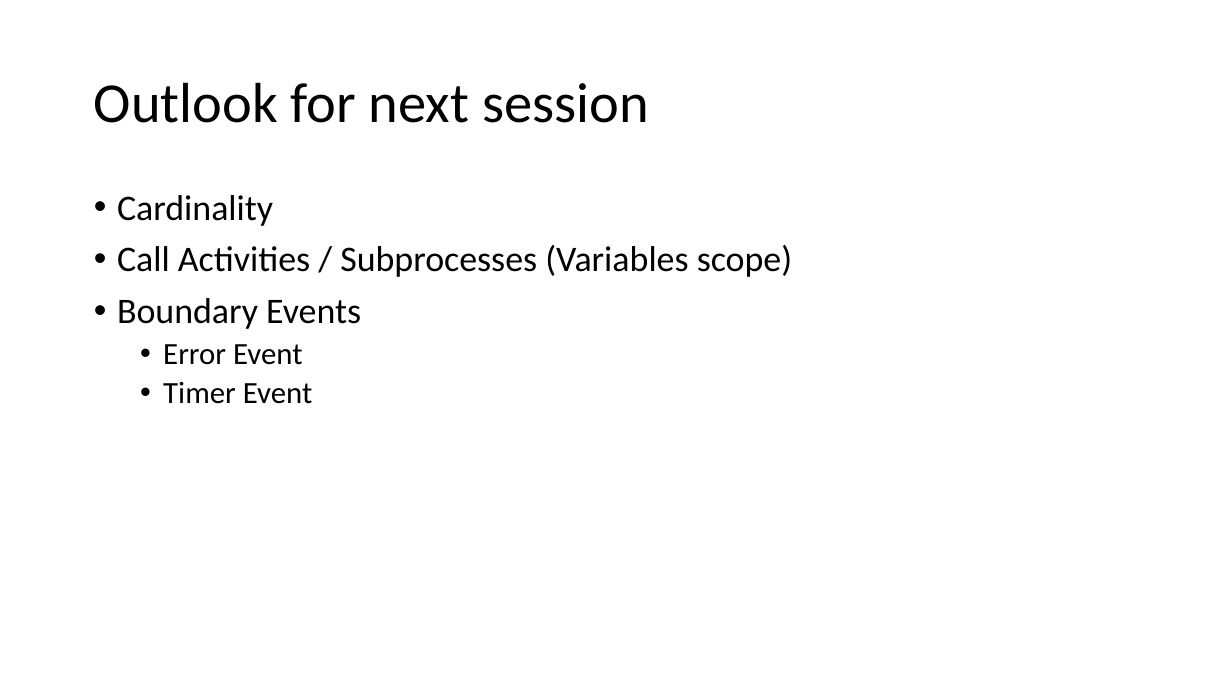
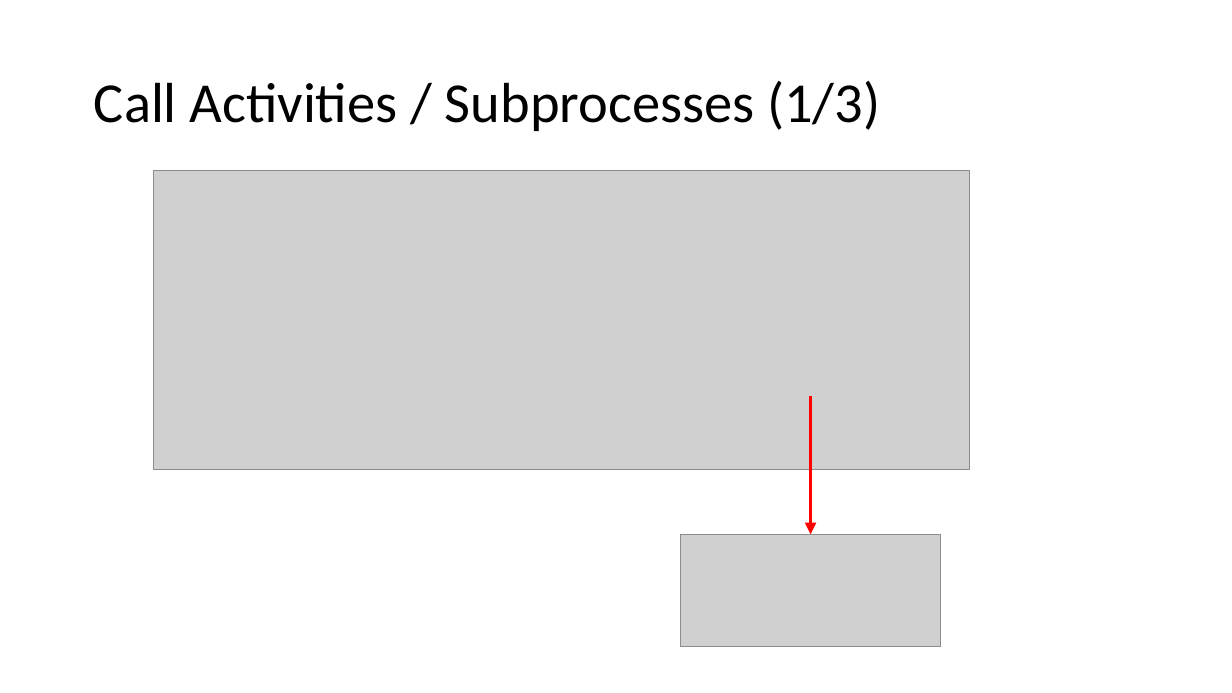
Before and after one commit to nkilchenmann/niks-flowable-demo, a slide deck: slide 13 of flowable-demo/src/main/resources/devsupport/Flowable_Demo.pptx (slide 12 before the commit). Drawn at 1232x693 pixels with LibreOffice and Linux fonts; fonts in the diff are those of the drawing; grey boxes stand for pictures. Boxes give left, top, right and bottom in pixels: in the first picture for what was removed or moved away, otherwise in the second. Text is boxed around its words. In the diff, an @@ line names an element or a change of style, - is before the commit and + after.

Commit message:
powerpoint presentation update

```diff
--- a/flowable-demo/src/main/resources/devsupport/Flowable_Demo.pptx
+++ b/flowable-demo/src/main/resources/devsupport/Flowable_Demo.pptx
@@ title at (94, 81, 880, 131): text changed @@
-Outlook for next session
+Call Activities / Subprocesses (1/3)
@@ picture added at (153, 171, 970, 470) @@
@@ text removed at (117, 195, 792, 404) @@
-• Cardinality
-• Call Activities / Subprocesses (Variables scope)
-• Boundary Events
-  • Error Event
-  • Timer Event
@@ arrow added from (811, 396) to (811, 534), #FF0000 3 pt @@
@@ picture added at (680, 534, 941, 647) @@
```
Also in this commit, not shown: 3 other slides changed, 6 slides added.
